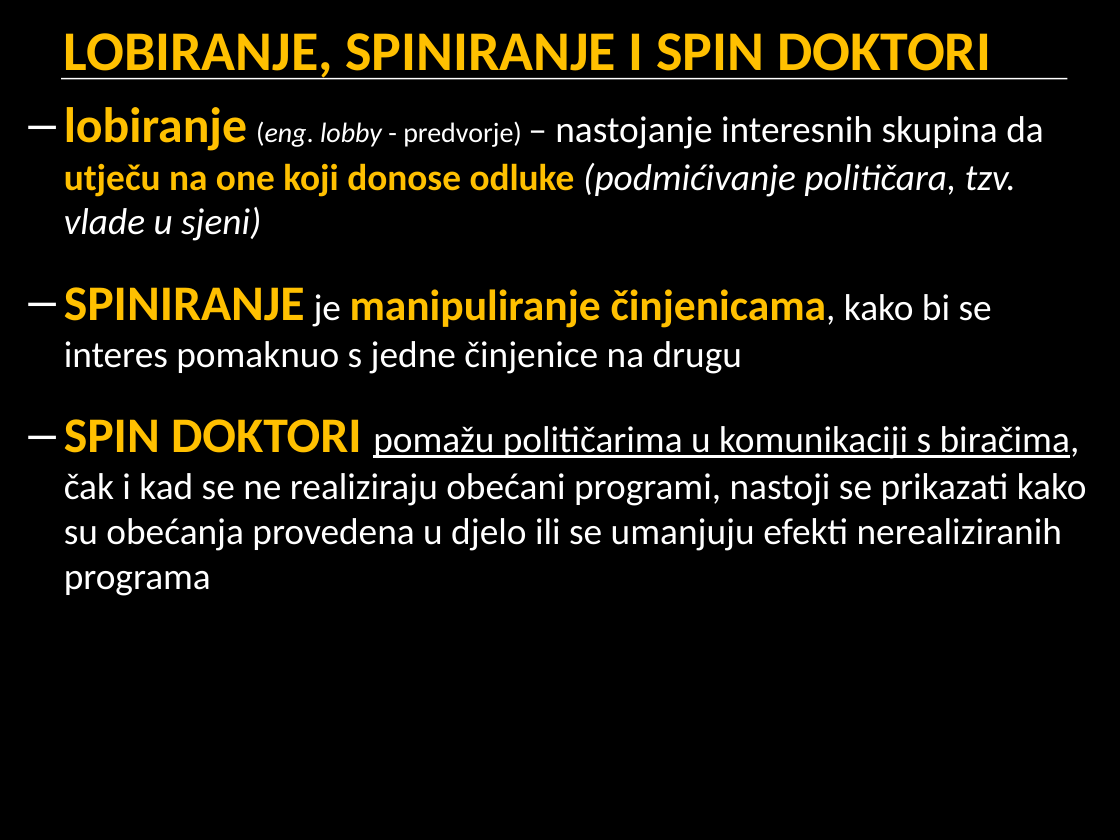
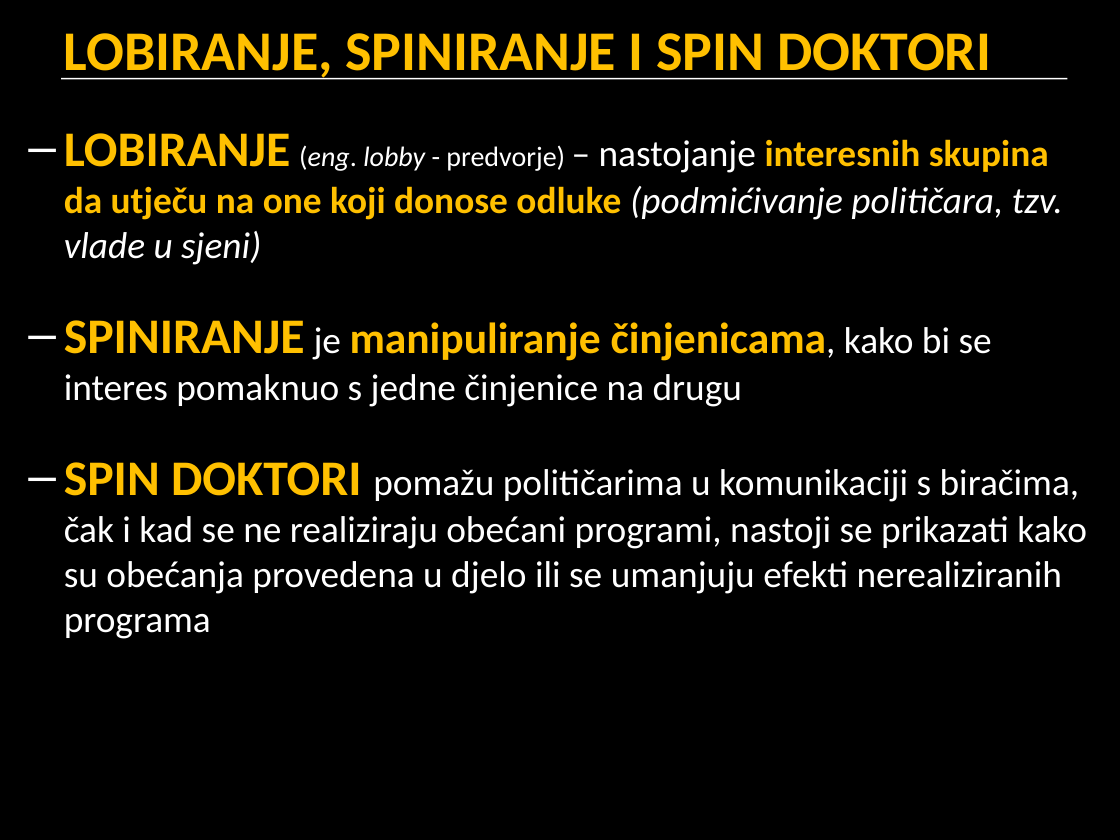
Before and after one commit to cornx/print, a slide deck: slide 33 of data/prezentacije/politika/001_UG_pojam_politike.pptx. Drawn at 1120x840 pixels with LibreOffice and Linux fonts; fonts in the diff are those of the drawing; background and template pictures are left out. Boxes give left, top, right and bottom in pixels: in the first picture for what was removed or moved away, otherwise in the second. Text is boxed around its words. In the diff, an @@ line names an element or a change of style, - is before the commit and + after.

```diff
--- a/data/prezentacije/politika/001_UG_pojam_politike.pptx
+++ b/data/prezentacije/politika/001_UG_pojam_politike.pptx
@@ text "LOBIRANJE (eng. lobby - predvorje) ...": place and size @@
-text "LOBIRANJE (eng. lobby - predvorje) ..." at [64, 107, 1087, 596]
+text "LOBIRANJE (eng. lobby - predvorje) ..." at [64, 133, 1087, 639]
@@ text at [64, 133, 1063, 265]: text changed @@
-– lobiranje (eng. lobby - predvorje) – nastojanje interesnih skupina da utječu na one koji donose odluke (podmićivanje političara, tzv. vlade u sjeni)
+– LOBIRANJE (eng. lobby - predvorje) – nastojanje interesnih skupina da utječu na one koji donose odluke (podmićivanje političara, tzv. vlade u sjeni)
@@ text at [64, 320, 1087, 639]: underline off in "pomažu političarima u komunikaciji s biračima,"; more space between paragraphs @@
```
Also in this commit, not shown: 1 other slide changed, 1 other file.
